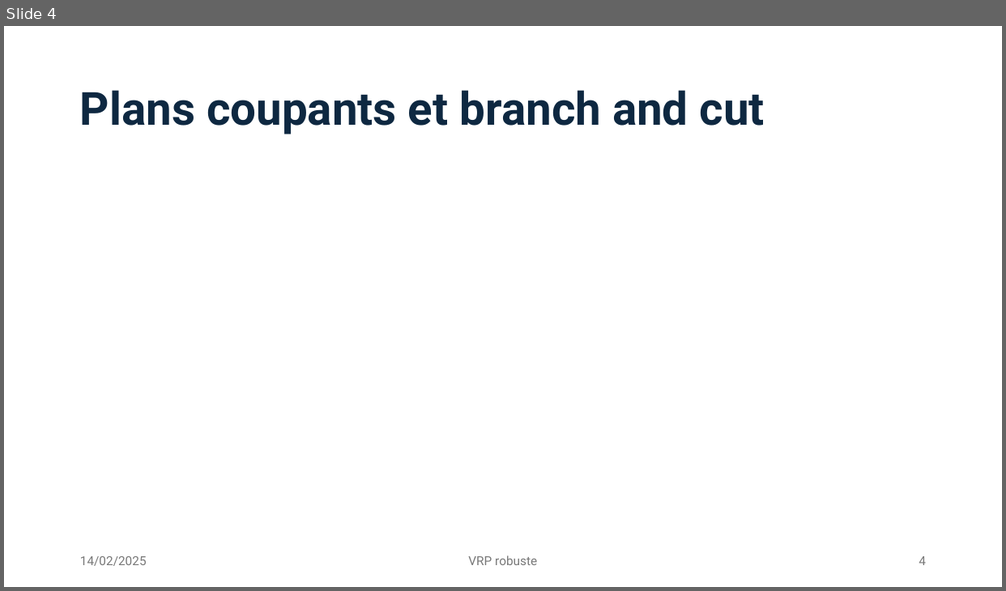
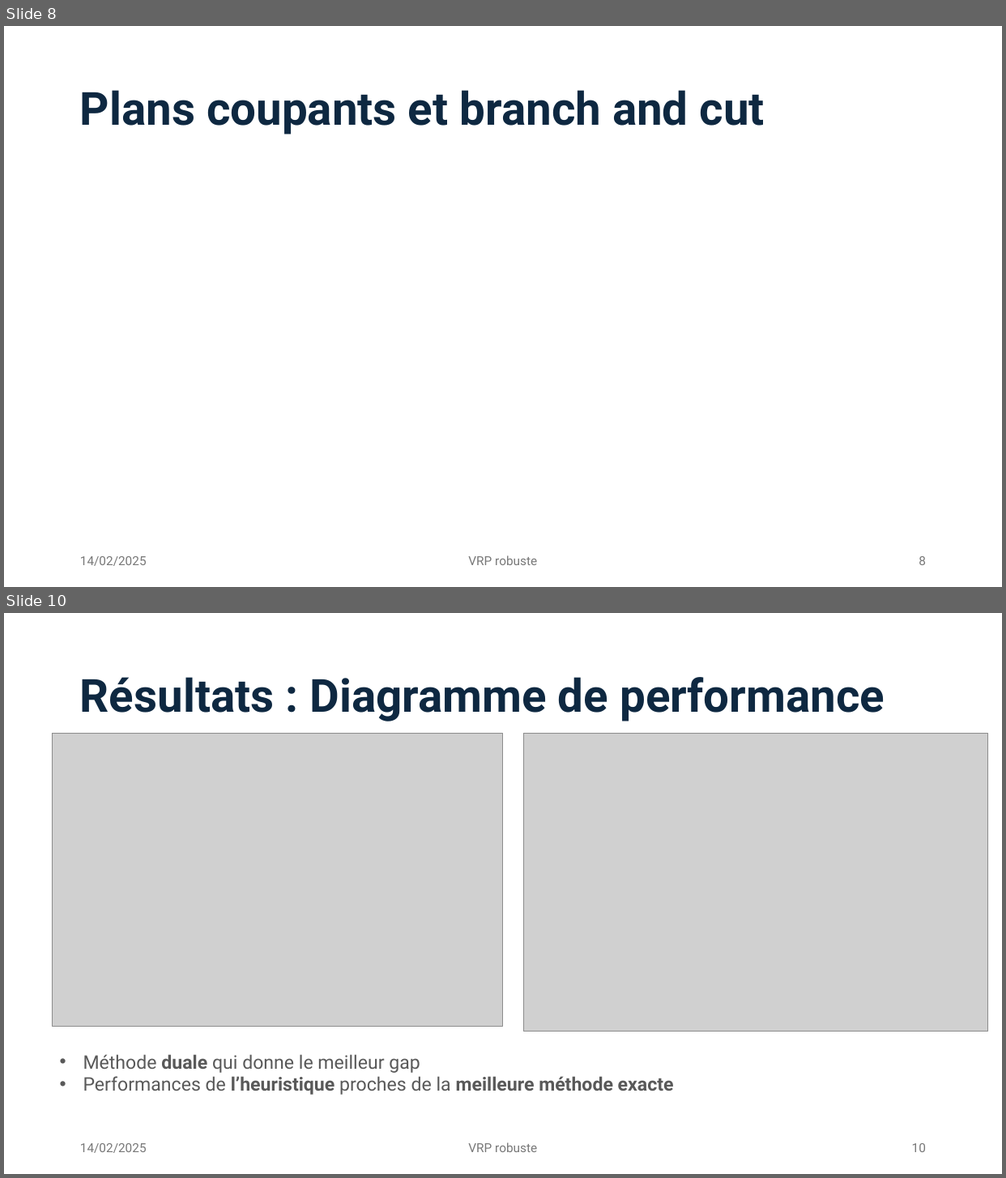
Before and after one commit to Darthkiller2Jr/projet_mpro, a slide deck: Présentation Projet.pptx. Shown one above the other, each under a label of ours: slide 4 before the commit, slides 8 and 10 after it; the slides between them are not shown. The pictures are 1006x591 and 1006x1178 pixels, drawn with LibreOffice and Linux fonts; fonts in the diff are those of the drawing; grey boxes stand for pictures. Boxes give left, top, right and bottom in pixels: in the first picture for what was removed or moved away, otherwise in the second. Text is boxed around its words. In the diff, an @@ line names an element or a change of style, - is before the commit and + after.

```diff
--- a/Présentation Projet.pptx
+++ b/Présentation Projet.pptx
@@ slide 10 added at box(4, 613, 1002, 1174), background #FFFFFF @@
@@ title added at box(80, 677, 884, 722), 44 pt, text #0E2841, bold @@
+Résultats : Diagramme de performance
@@ picture added at box(53, 734, 503, 1026) @@
@@ picture added at box(523, 734, 988, 1033) @@
@@ text added at box(83, 1054, 674, 1095), 18 pt, text #595959 @@
+• Méthode duale qui donne le meilleur gap
+• Performances de l’heuristique proches de la meilleure méthode exacte
@@ text added at box(80, 1144, 147, 1153), 12 pt, text #797979 @@
+14/02/2025
@@ text added at box(468, 1143, 537, 1152), 12 pt, text #797979 @@
+VRP robuste
@@ page number added at box(912, 1144, 926, 1152), 12 pt, text #797979 @@
+10
@@ what was slide 4 is now slide 8 @@
@@ page number at box(918, 557, 926, 565): text changed @@
-4
+8
```
Also in this commit, not shown: 1 slide changed, 5 other slides added, 6 other files.
